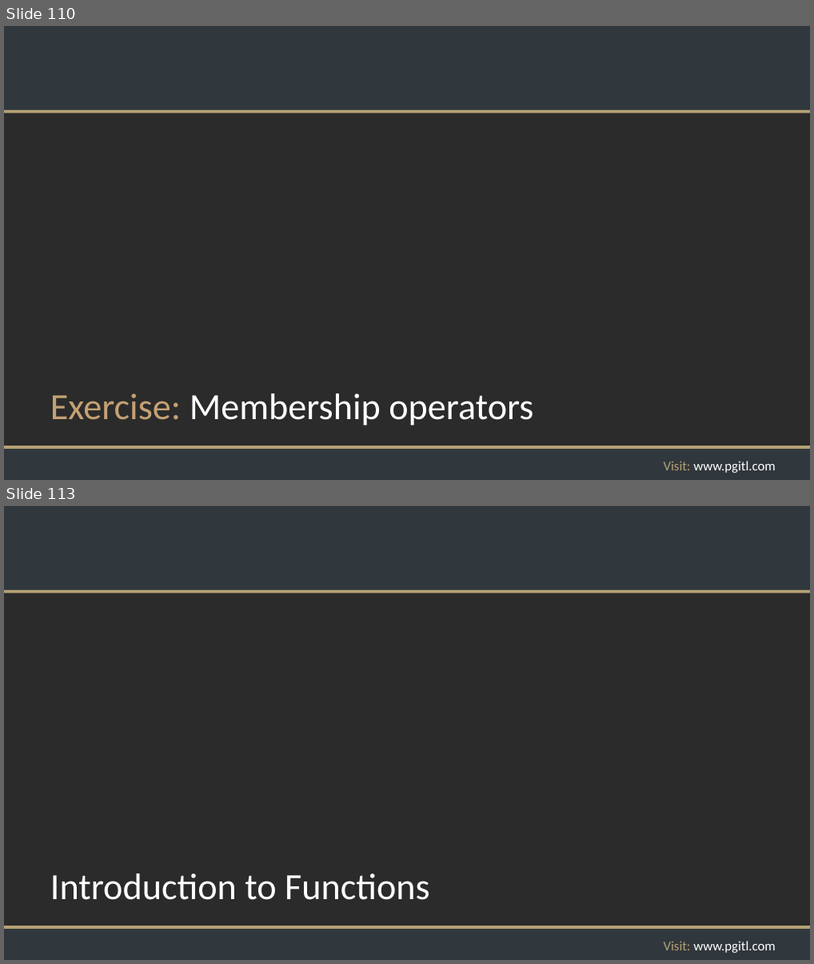
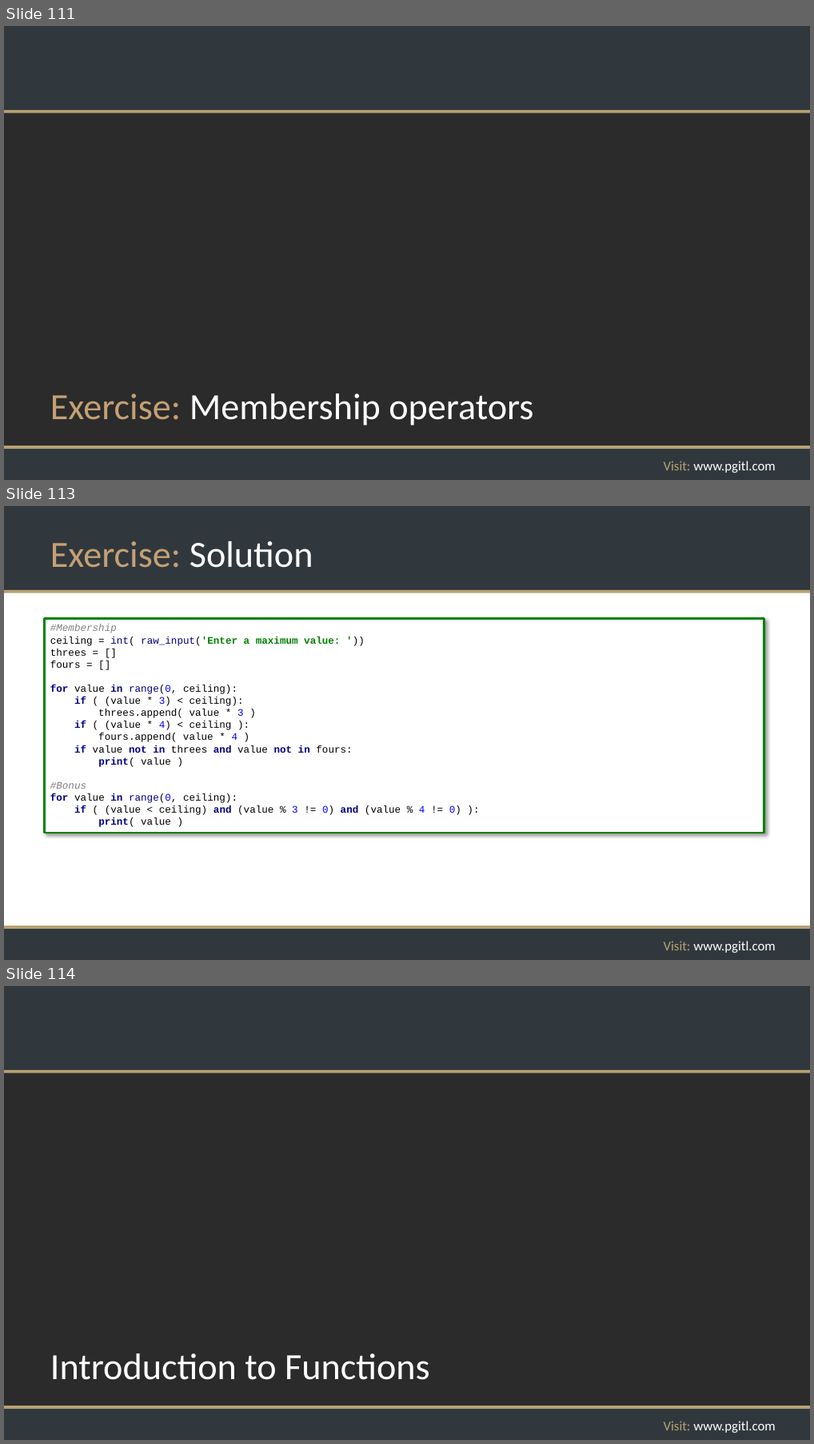
Before and after one commit to rikkouri/project-a, a slide deck: Programming Foundations.pptx. Shown one above the other, each under a label of ours: slides 110 and 113 before the commit, slides 111, 113 and 114 after it; the slides between them are not shown. The pictures are 814x964 and 814x1444 pixels, drawn with LibreOffice and Linux fonts; fonts in the diff are those of the drawing; background and template pictures are left out; a plain dark background stands for a picture behind light text. Boxes give left, top, right and bottom in pixels: in the first picture for what was removed or moved away, otherwise in the second. Text is boxed around its words. In the diff, an @@ line names an element or a change of style, - is before the commit and + after.

```diff
--- a/Programming Foundations.pptx
+++ b/Programming Foundations.pptx
@@ slide 113 added at bbox=[4, 506, 810, 960], background #FFFFFF; not listed: 5 template elements that a slide beside it also shows @@
@@ title added at bbox=[50, 541, 314, 568], 44 pt, text #C4A174 @@
+Exercise: Solution
@@ rectangle added at bbox=[45, 619, 765, 832], fill #FFFFFF, outline #008000 2.25 pt, 12 pt, text #000000 @@
+#Membership
+ceiling = int( raw_input('Enter a maximum value: '))
+threes = []
+fours = []
+for value in range(0, ceiling):
+if ( (value * 3) < ceiling):
+threes.append( value * 3 )
+if ( (value * 4) < ceiling ):
+fours.append( value * 4 )
+if value not in threes and value not in fours:
+print( value )
+#Bonus
+for value in range(0, ceiling):
+if ( (value < ceiling) and (value % 3 != 0) and (value % 4 != 0) ):
+print( value )
@@ what was slide 110 is now slide 111 @@
@@ what was slide 113 is now slide 114 @@
```
Also in this commit, not shown: 3 slides changed, 1 other slide added, 1 slide removed, 2 other files.
